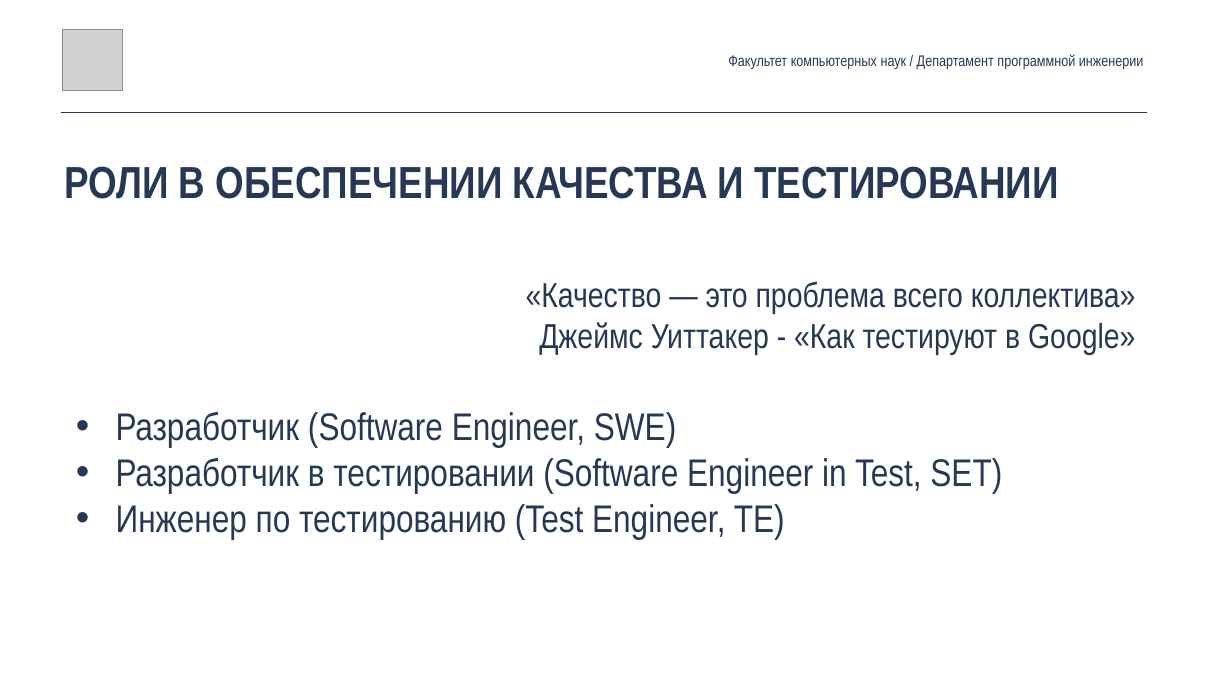
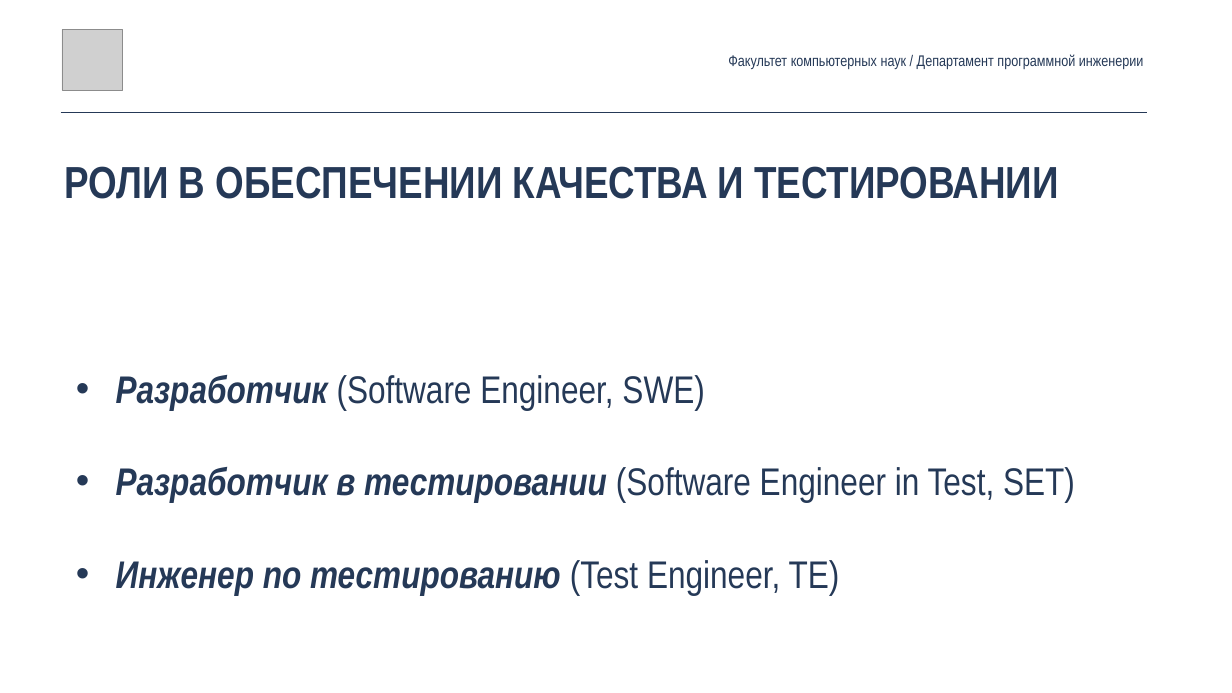
Before and after one commit to andrewt0301/qa-testing-course, a slide deck: slide 7 of seminars/seminar01/Seminar01.pptx (slide 6 before the commit). Drawn at 1232x693 pixels with LibreOffice and Linux fonts; fonts in the diff are those of the drawing; grey boxes stand for pictures. Boxes give left, top, right and bottom in pixels: in the first picture for what was removed or moved away, otherwise in the second. Text is boxed around its words. In the diff, an @@ line names an element or a change of style, - is before the commit and + after.

```diff
--- a/seminars/seminar01/Seminar01.pptx
+++ b/seminars/seminar01/Seminar01.pptx
@@ text "Разработчик (Software Engineer, SWE)" at (x1=116, y1=375, x2=1075, y2=596): bold on, italic on in "Разработчик", "Разработчик в тестировании", "Инженер по тестированию"; line spacing 1 to 2 @@
@@ text at (x1=526, y1=281, x2=1136, y2=355): paragraphs removed @@
-«Качество — это проблема всего коллектива»
-Джеймс Уиттакер - «Как тестируют в Google»
```
Also in this commit, not shown: 4 other slides changed, 1 slide added, 1 other file.
